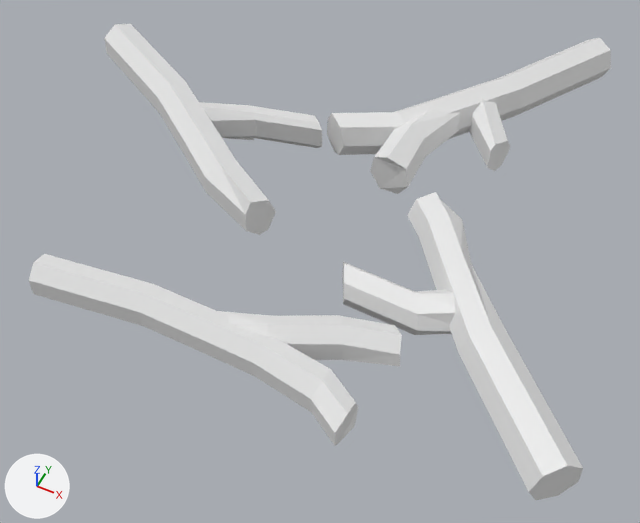
What one commit did to the Blender file HereWeSettleDown/Assets/Models/Nature/Branches3.blend.
The view is the same before and after, from a 50 mm camera at (1.62, -11.13, 6.84) aimed at (-1.46, -4.97, -0.85). The axes (+X, +Y, +Z) are drawn at lower left. The lights are the same throughout.
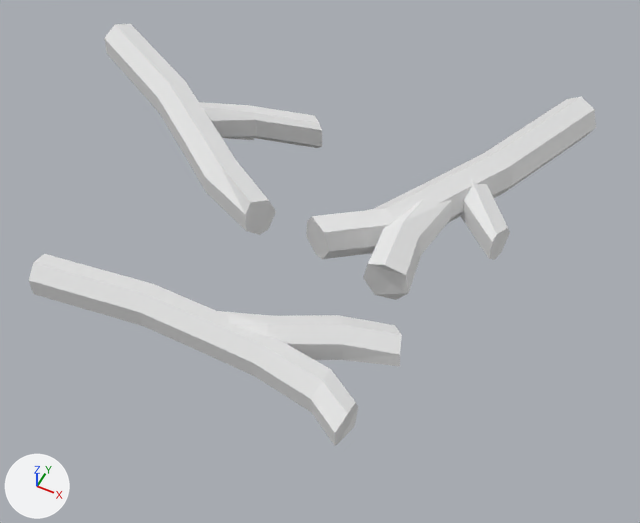
What differs and where, as boxes (x1, y1, x2, y2) in the pictures (640 x 523 px):
'Cylinder.002', moved, turned
    before: (327, 38, 611, 194)
    after: (306, 97, 596, 300)
'Cylinder.004', deleted
    before: (342, 192, 583, 501)

Diff of the bpy script that builds the scene:
```diff
--- a/HereWeSettleDown/Assets/Models/Nature/Branches3.blend.py
+++ b/HereWeSettleDown/Assets/Models/Nature/Branches3.blend.py
@@ ob_cylinder_002 @@
 ob_cylinder_002 = bpy.data.objects.new('Cylinder.002', me_cylinder_002)
-ob_cylinder_002.location = (-0.85, -2.94, -0.07)
-ob_cylinder_002.rotation_euler = (1.571, 0.0, 5.745)  # degrees (90, 0, 329)
+ob_cylinder_002.location = (-0.39, -4.42, -0.07)
+ob_cylinder_002.rotation_euler = (1.571, 0.0, 5.895)  # degrees (90, 0, 338)
 ob_cylinder_002.scale = (0.255, -0.281, 4.16)
@@ ob_cylinder_004 @@
-ob_cylinder_004 = bpy.data.objects.new('Cylinder.004', me_cylinder_003)
-ob_cylinder_004.location = (0.08, -5.1, -0.07)
-ob_cylinder_004.rotation_euler = (1.571, 0.0, -2.38)  # degrees (90, 0, -136)
-ob_cylinder_004.scale = (0.255, -0.281, 4.16)
```
